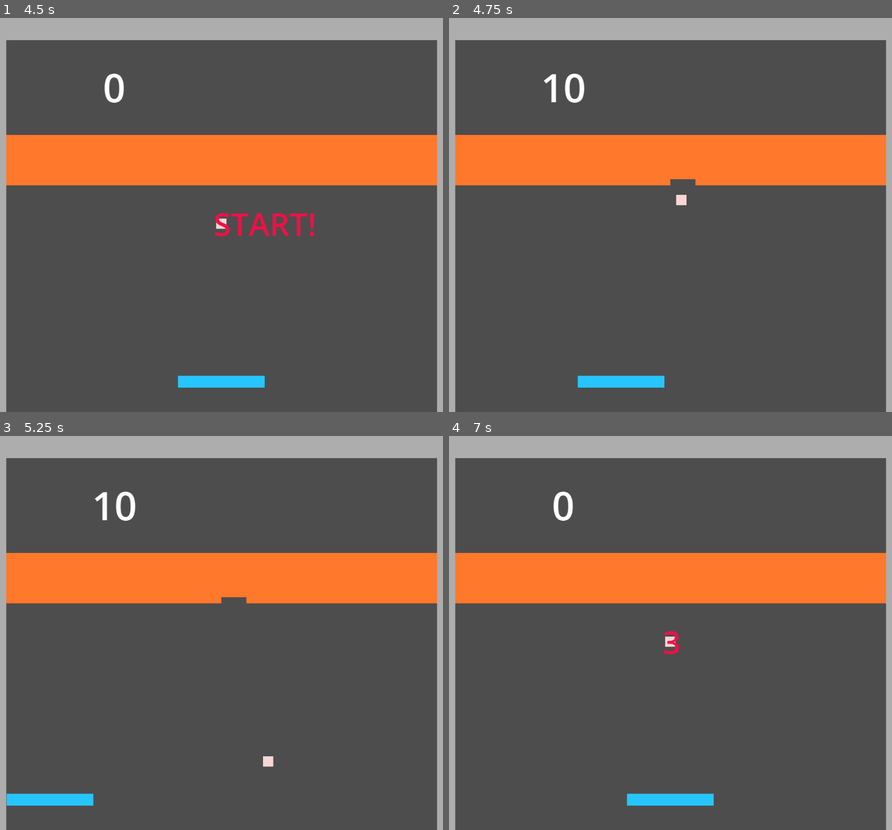
Above: before the commit, frames 1-4 (two rows, left to right).
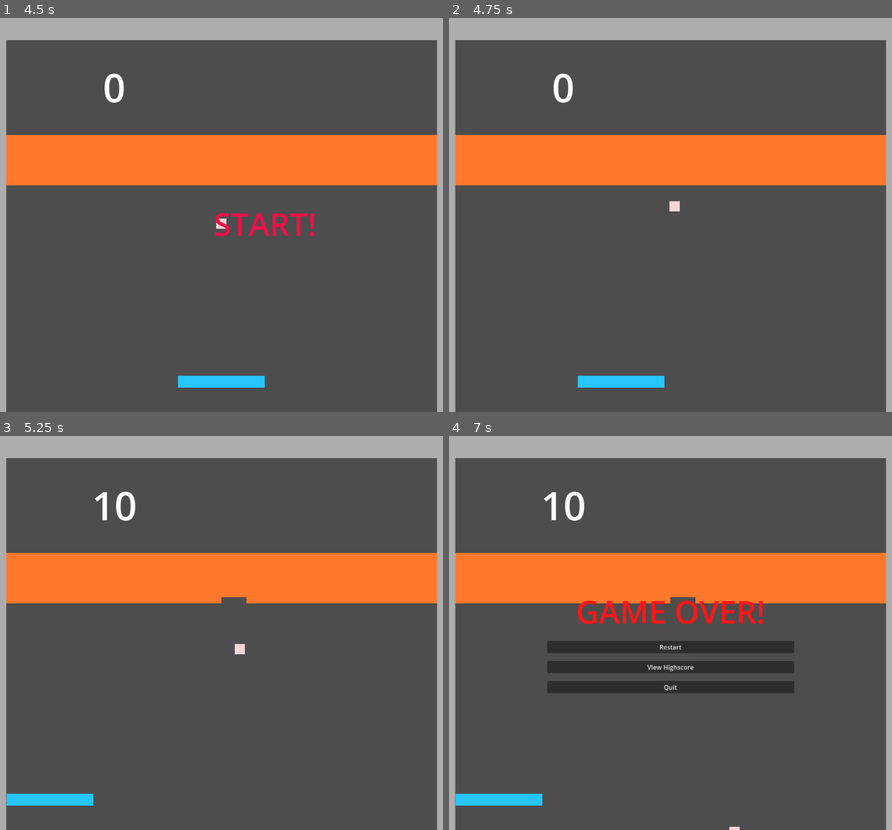
Above: after the commit, the same moments.

Repository: KeiGar/OrbFall
Game: Godot game, scene res://scenes/menus/main_menu_controls.tscn
Same seed, same stepped clock (60 frames per second), same inputs: the game is played once before the commit and once after it.
Inputs (mouse positions are in pixels of both pictures, inside the frame that each line leads up to):
- Up to frame 1 (4.5 s): click "Game Start" at 0.5 s; hold D (player_moveRight) 1.28-2.03 s; tap Enter at 2, 3.5 s; hold A (player_moveLeft) 2.03-2.78 s; tap Space at 2.75, 4.25 s; hold D (player_moveRight) 2.78-4.28 s; hold A (player_moveLeft) from 4.28 s (still down)
- Up to frame 2 (4.75 s): keep holding A (player_moveLeft)
- Up to frame 3 (5.25 s): keep holding A (player_moveLeft)
- Up to frame 4 (7 s): release A (player_moveLeft) at 5.75 s; click (670, 648) at 5.75 s, where only the run before the commit has a clickable "Restart"; hold A (player_moveLeft) from 6.53 s (still down)

Frame 1 is identical in both runs. In frame 2, 0.6% of the frame differs, in the area x 21-56%, y 14-50%; in frame 3, 0.1%; in frame 4, 7.9%, in the area x 1-78%, y 14-100%.

Commit message:
added time sensitive speed so that game is more fun

Diff:
--- a/scenes/game_assets/ball.tscn
+++ b/scenes/game_assets/ball.tscn
@@ -15,4 +15,7 @@
 scale = Vector2(9.86149, 9.86149)
 polygon = PackedVector2Array(-0.84269, -0.84269, 1.79383, -0.84269, 1.79383, 1.79383, -0.84269, 1.79383)
 
+[node name="SpeedUpTimer" type="Timer" parent="."]
+one_shot = true
+
 [connection signal="ball_collision" from="." to="." method="_on_ball_collision"]
--- a/scripts/game_assets/ball.gd
+++ b/scripts/game_assets/ball.gd
@@ -1,18 +1,24 @@
 extends CharacterBody2D
 
-@export var speed = 600.0
+@export var max_speed: float = 700.0
+@export var time_to_max_speed: float = 120.0
+@onready var speed_up_timer: Timer = $SpeedUpTimer
 
 signal ball_collision(collider: Node)
 const MAX_BOUNCES_PER_FRAME := 1
 const REMAINDER_EPS := 0.001
 var dir: Vector2 = Vector2(0.25, -1).normalized()
 var rng:= RandomNumberGenerator.new()
+var speed: float = max_speed
 
 func _ready() -> void:
 	rng.seed = Time.get_ticks_usec()
+	speed_up_timer.wait_time = time_to_max_speed
+	speed_up_timer.start()
 
 # Called every frame. 'dt' is the elapsed time since the previous frame.
 func _physics_process(dt: float) -> void:
+	speed = max_speed * ((time_to_max_speed - speed_up_timer.time_left) / time_to_max_speed) + 300.0
 	velocity = dir * speed
 	var remainder := velocity * dt
 
@@ -60,6 +66,5 @@
 	var bounce_angle = offset * max_angle
 
 	dir = Vector2(sin(bounce_angle), -cos(bounce_angle)).normalized()
-
 	var rem := hit.get_remainder()
 	return rem
